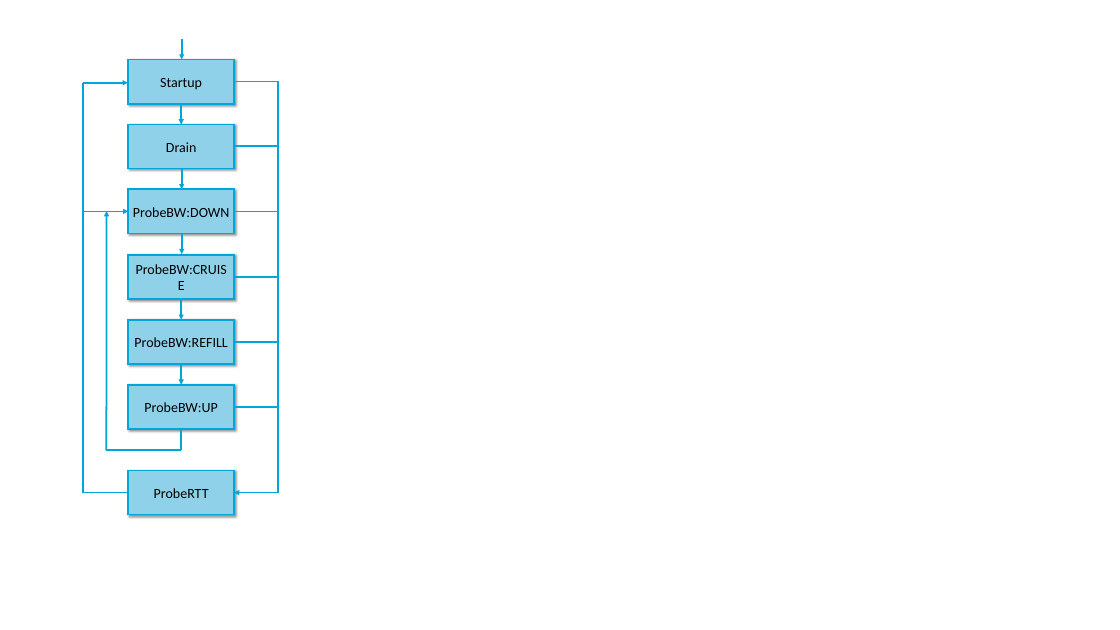
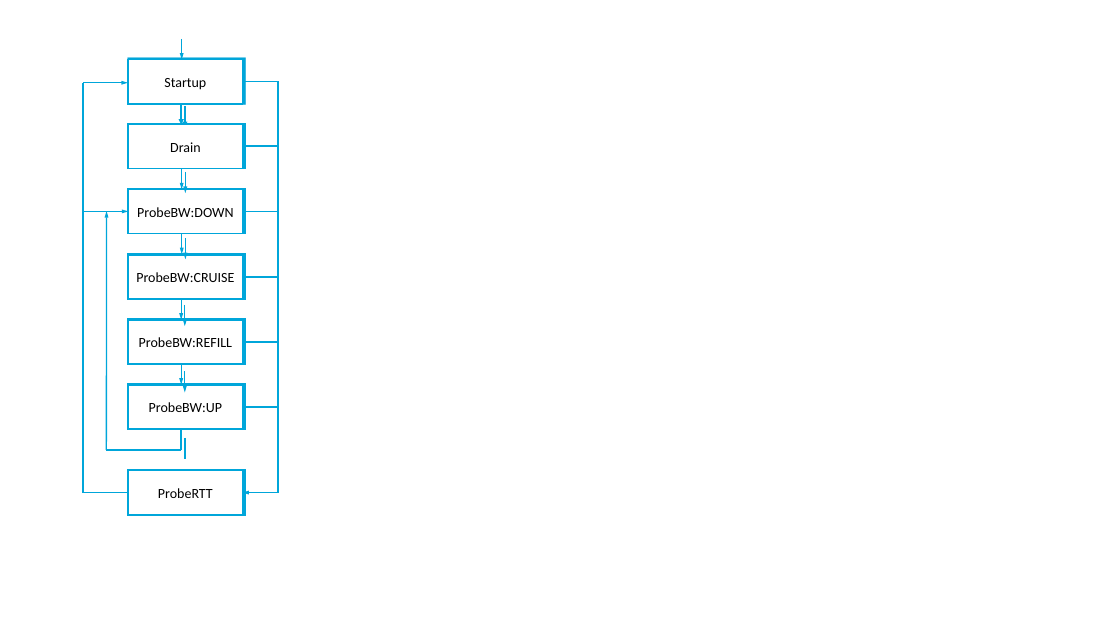
Before and after one commit to SystemsApproach/tcpcc, a slide deck: slide 6 of figures/Figure-sources.pptx (slide 7 before the commit). Drawn at 1120x630 pixels with LibreOffice and Linux fonts; fonts in the diff are those of the drawing. Boxes give left, top, right and bottom in pixels: in the first picture for what was removed or moved away, otherwise in the second. Text is boxed around its words. In the diff, an @@ line names an element or a change of style, - is before the commit and + after.

```diff
--- a/figures/Figure-sources.pptx
+++ b/figures/Figure-sources.pptx
@@ arrow (182, 39) - (182, 60): stroke #00A6DA 3 pt to #00A6DA 2.25 pt @@
@@ arrow (83, 83) - (128, 83): stroke #00A6DA 3 pt to #00A6DA 2.25 pt @@
@@ rectangle "Startup": place and size @@
-rectangle "Startup" at (129, 60, 234, 104)
+rectangle "Startup" at (129, 60, 243, 104)
@@ fill #8FD1E9 to #FFFFFF; shadow changed in 7 elements at (129, 60, 243, 104), (129, 470, 243, 514), (129, 385, 243, 429), (129, 320, 243, 364), (129, 255, 243, 299), (129, 189, 243, 233), (129, 124, 243, 168) @@
@@ rectangle "Drain": place and size @@
-rectangle "Drain" at (129, 124, 234, 168)
+rectangle "Drain" at (129, 124, 243, 168)
@@ arrow (182, 168) - (182, 189): stroke #00A6DA 3 pt to #00A6DA 2.25 pt @@
@@ rectangle "ProbeBW:DOWN": place and size @@
-rectangle "ProbeBW:DOWN" at (129, 189, 234, 233)
+rectangle "ProbeBW:DOWN" at (129, 189, 243, 233)
@@ arrow (84, 211) - (129, 211): stroke #00A6DA 3 pt to #00A6DA 2.25 pt @@
@@ arrow (182, 233) - (182, 254): stroke #00A6DA 3 pt to #00A6DA 2.25 pt @@
@@ rectangle "ProbeBW:CRUISE": place and size @@
-rectangle "ProbeBW:CRUISE" at (129, 255, 234, 299)
+rectangle "ProbeBW:CRUISE" at (129, 255, 243, 299)
@@ arrow (181, 299) - (181, 320): stroke #00A6DA 3 pt to #00A6DA 2.25 pt @@
@@ rectangle "ProbeBW:REFILL": place and size @@
-rectangle "ProbeBW:REFILL" at (129, 320, 234, 364)
+rectangle "ProbeBW:REFILL" at (129, 320, 243, 364)
@@ rectangle "ProbeBW:UP": place and size @@
-rectangle "ProbeBW:UP" at (129, 385, 234, 429)
+rectangle "ProbeBW:UP" at (129, 385, 243, 429)
@@ arrow (181, 364) - (181, 385): stroke #00A6DA 3 pt to #00A6DA 2.25 pt @@
@@ rectangle "ProbeRTT": place and size @@
-rectangle "ProbeRTT" at (129, 470, 234, 514)
+rectangle "ProbeRTT" at (129, 470, 243, 514)
@@ arrow moved from (279, 493) - (234, 493) to (279, 493) - (242, 493) @@
@@ arrow (279, 493) - (242, 493): stroke #00A6DA 3 pt to #00A6DA 2.25 pt @@
```
Also in this commit, not shown: 4 other slides changed, 1 slide added, 1 slide removed, 13 other files.
